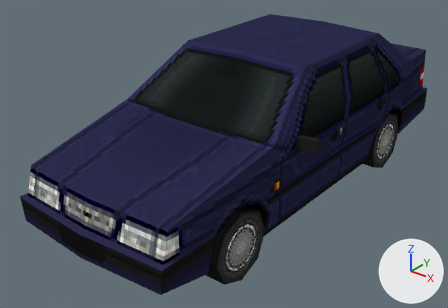
Before and after pictures for a commit that changed the Blender file Assets/Models/PSX_Style_Cars_by_GGBot_(August2023)/Car 02/Car2.blend.
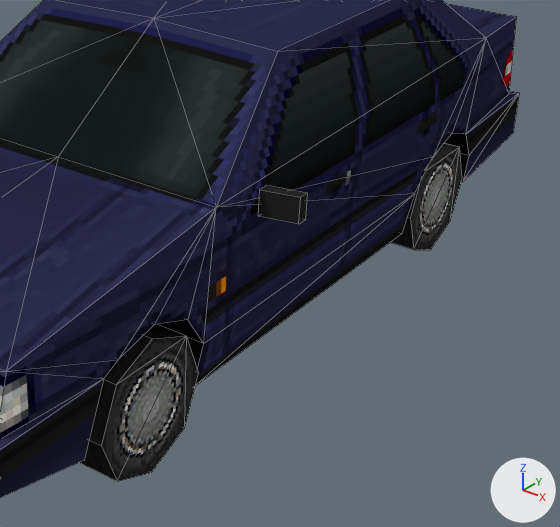
Each version is shown whole from a 50 mm lens placed at (4.73, -6.65, 4.49), pointed at (-0.24, -0.44, 0.63), then close up on the part from 37% to 100% of the width and 13% to 100% of the height. Arrows for +X, +Y and +Z are at lower right; the lights stay in place. The last two pictures show the newer version. The close-ups show mesh edges as thin lines.

Objects in the first close-up: 'Car2'.
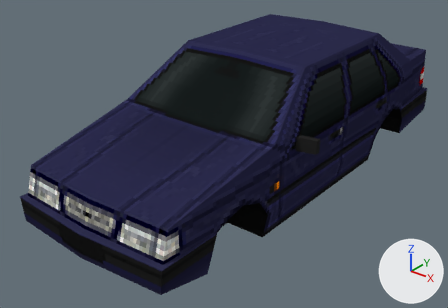
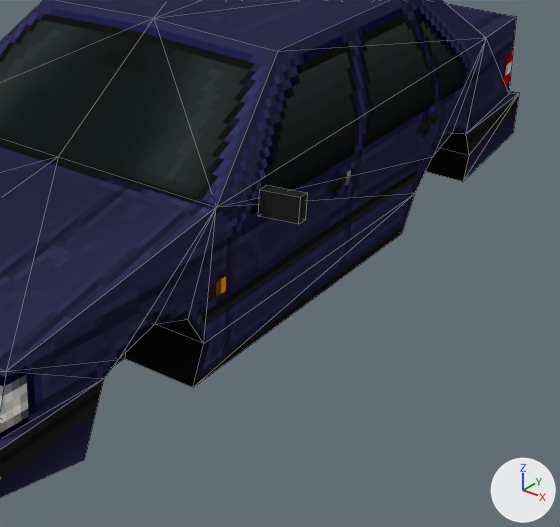
Edits to the bpy script that builds the scene:
```text
Change me_car2:
    used by ob_car2; location = (0.0, 0.0, 0.0); rotation_euler = (1.571, 0.0, 0.0), in degrees (90, 0, 0)
    remove me_car2.from_pydata(...)  # 172 vertices, 203 faces; spans x -1.45..1.45, y -0.03..2.17, z -3.3..3.24
    add me_car2.from_pydata(...)  # 108 vertices, 139 faces; spans x -1.45..1.45, y 0.29..2.17, z -3.3..3.24
    me_car2 part 1: the loose piece of 16 vertices spanning x 0.9..1.19, y -0.03..0.9, z -2.28..-1.35 is deleted
    me_car2 part 2: the loose piece of 16 vertices spanning x 0.9..1.19, y -0.03..0.9, z 1.44..2.36 is deleted
    other edits to the shape of me_car2 do not show in these pictures
```

Pixel boxes (x1, y1, x2, y2) of what changed, in the close-ups (560 x 527 px):
part 1 of me_car2, deleted: before (391, 143, 462, 250)
part 2 of me_car2, deleted: before (79, 324, 199, 481)
